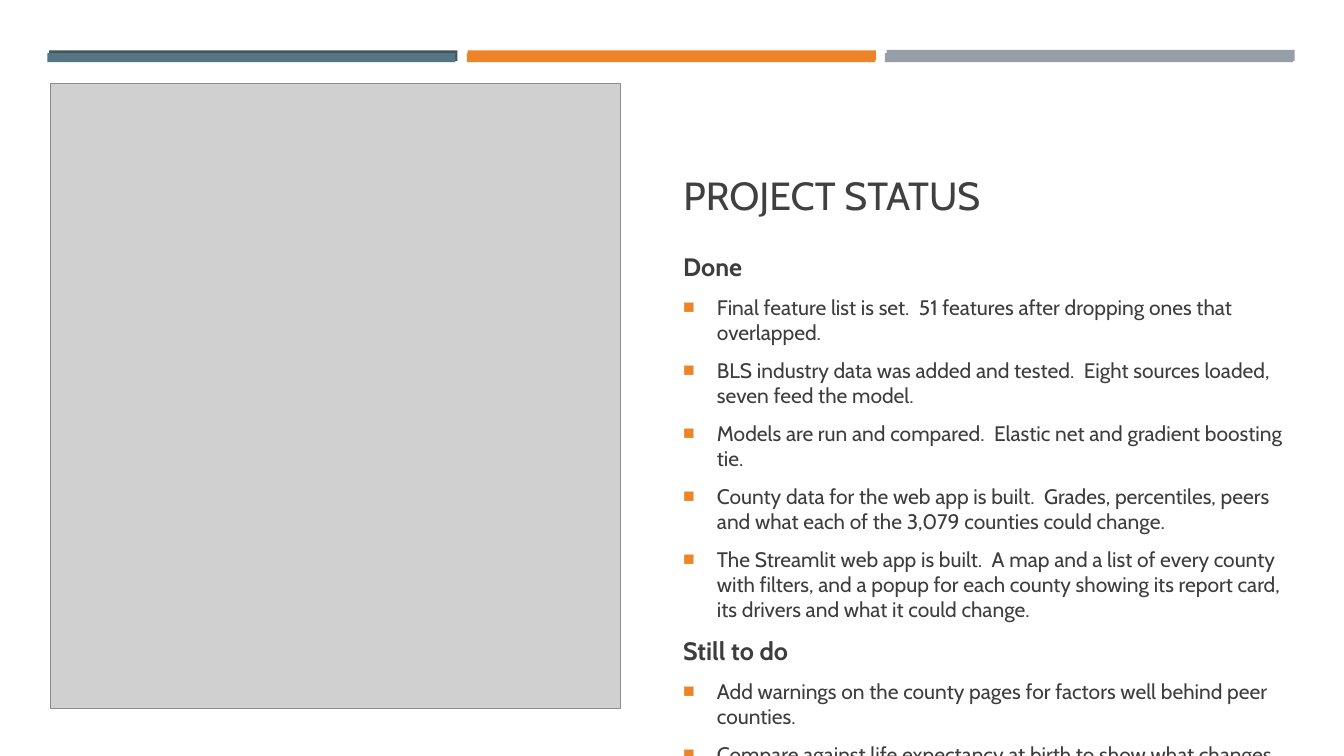
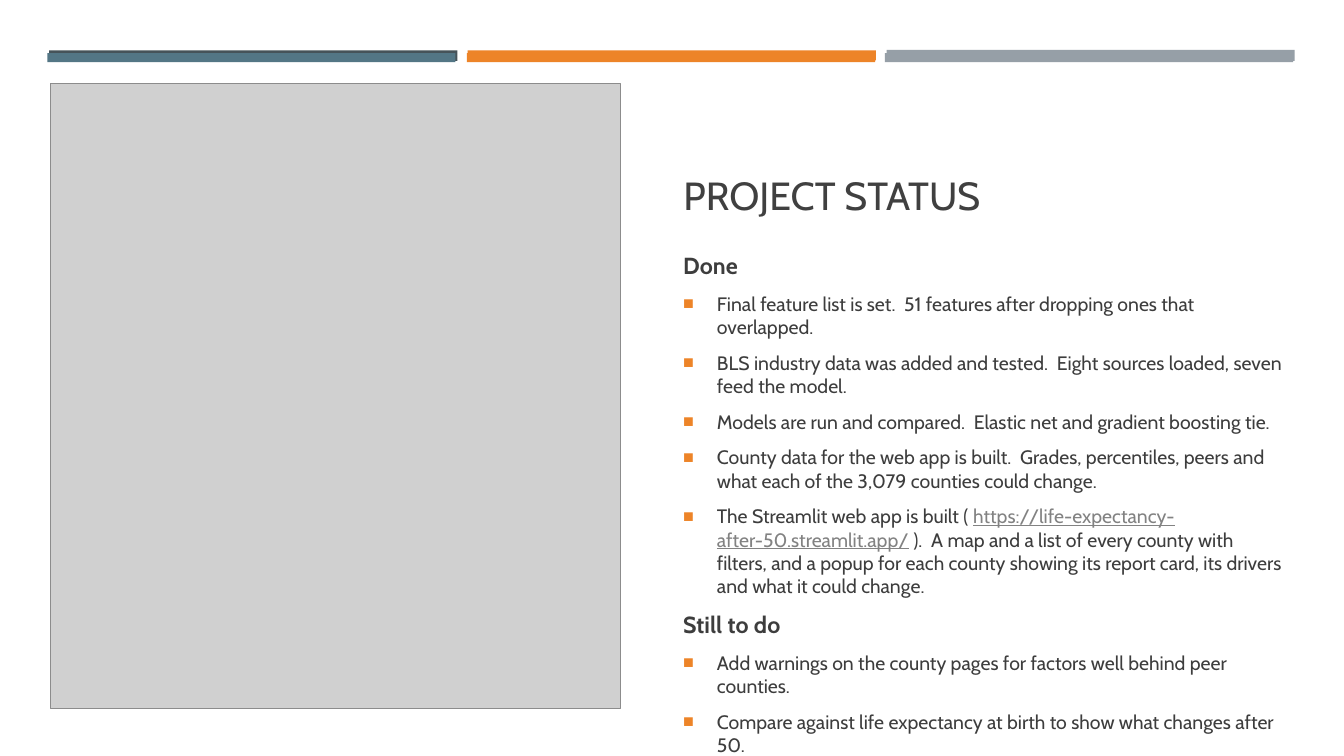
Before and after one commit to frogmantic/UMBC-DATA606-Capstone, a slide deck: slide 30 of docs/MichaelTylerData606Update.pptx. Drawn at 1344x756 pixels with LibreOffice and Linux fonts; fonts in the diff are those of the drawing; grey boxes stand for pictures. Boxes give left, top, right and bottom in pixels: in the first picture for what was removed or moved away, otherwise in the second. Text is boxed around its words. In the diff, an @@ line names an element or a change of style, - is before the commit and + after.

Commit message:
report and powerpoint update

```diff
--- a/docs/MichaelTylerData606Update.pptx
+++ b/docs/MichaelTylerData606Update.pptx
@@ text at (x1=683, y1=257, x2=1282, y2=693): size 18 to 16.6 pt in "Done", "Still to do"; size 15 to 13.9 pt in "Final feature list is set. 51 features ...", "BLS industry data was added and tested. ...", "Models are run and compared. Elastic net ...", "County data for the web app is ..." and 2 more places @@
@@ text at (x1=717, y1=508, x2=1282, y2=598): text changed; size 15 to 13.9 pt @@
-■ The Streamlit web app is built. A map and a list of every county with filters, and a popup for each county showing its report card, its drivers and what it could change.
+■ The Streamlit web app is built ( https://life-expectancy-after-50.streamlit.app/ ). A map and a list of every county with filters, and a popup for each county showing its report card, its drivers and what it could change.
```
Also in this commit, not shown: 2 other files.
